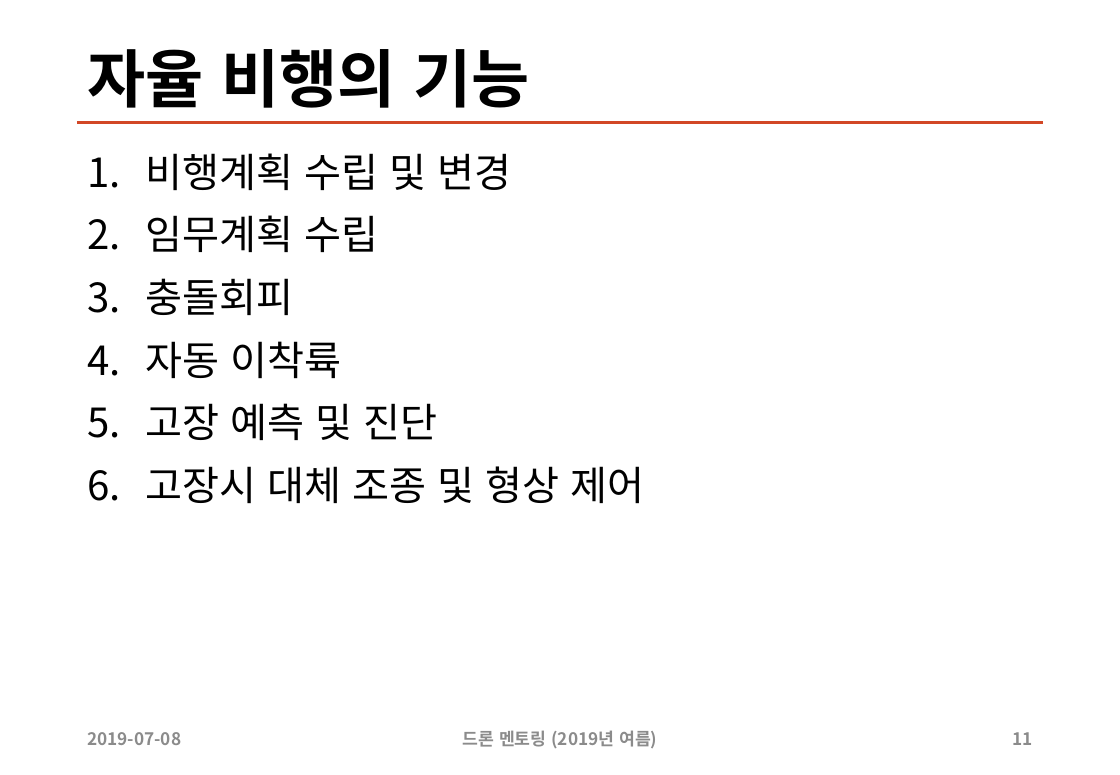
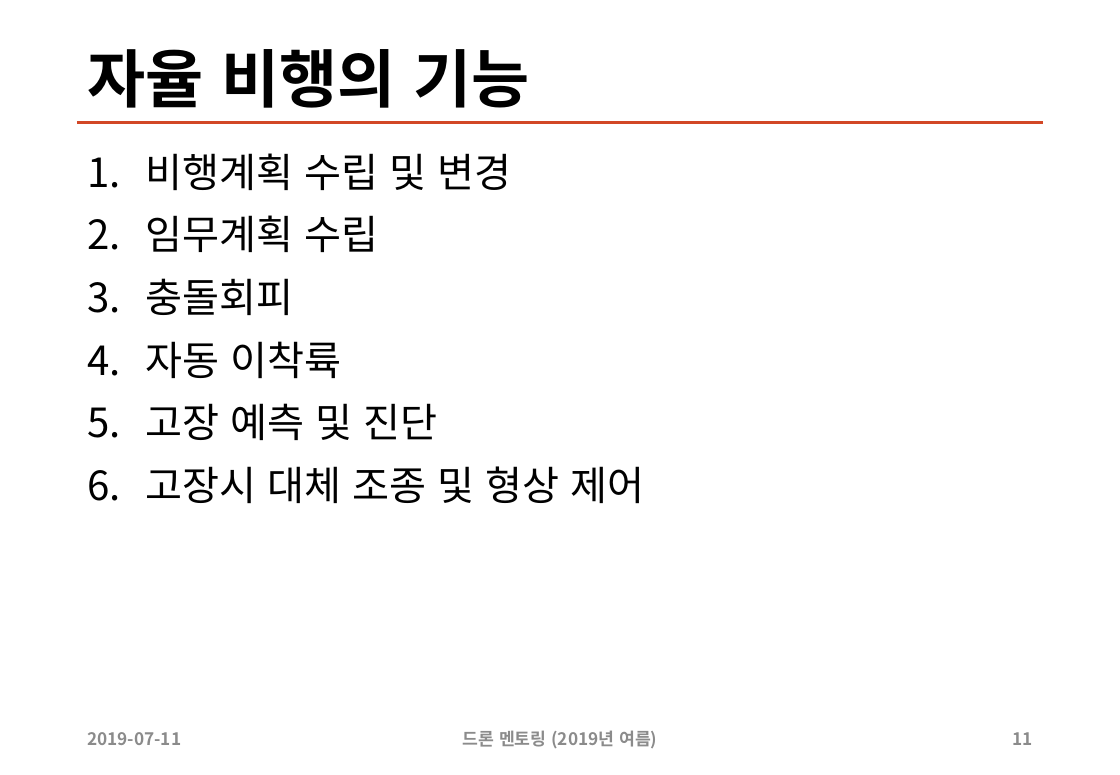
Before and after one commit to sunabove/drone_mentoring, a slide deck: slide 11 of 200 드론 멘토링 자율 비행 이론 V1.1.pptx. Drawn at 1120x775 pixels with LibreOffice and Linux fonts; fonts in the diff are those of the drawing. Boxes give left, top, right and bottom in pixels: in the first picture for what was removed or moved away, otherwise in the second. Text is boxed around its words. In the diff, an @@ line names an element or a change of style, - is before the commit and + after.

```diff
--- a/200 드론 멘토링 자율 비행 이론 V1.1.pptx
+++ b/200 드론 멘토링 자율 비행 이론 V1.1.pptx
@@ text at (87, 732, 181, 745): text changed @@
-2019-07-08
+2019-07-11
```
Also in this commit, not shown: 16 other slides changed, 3 other files.
